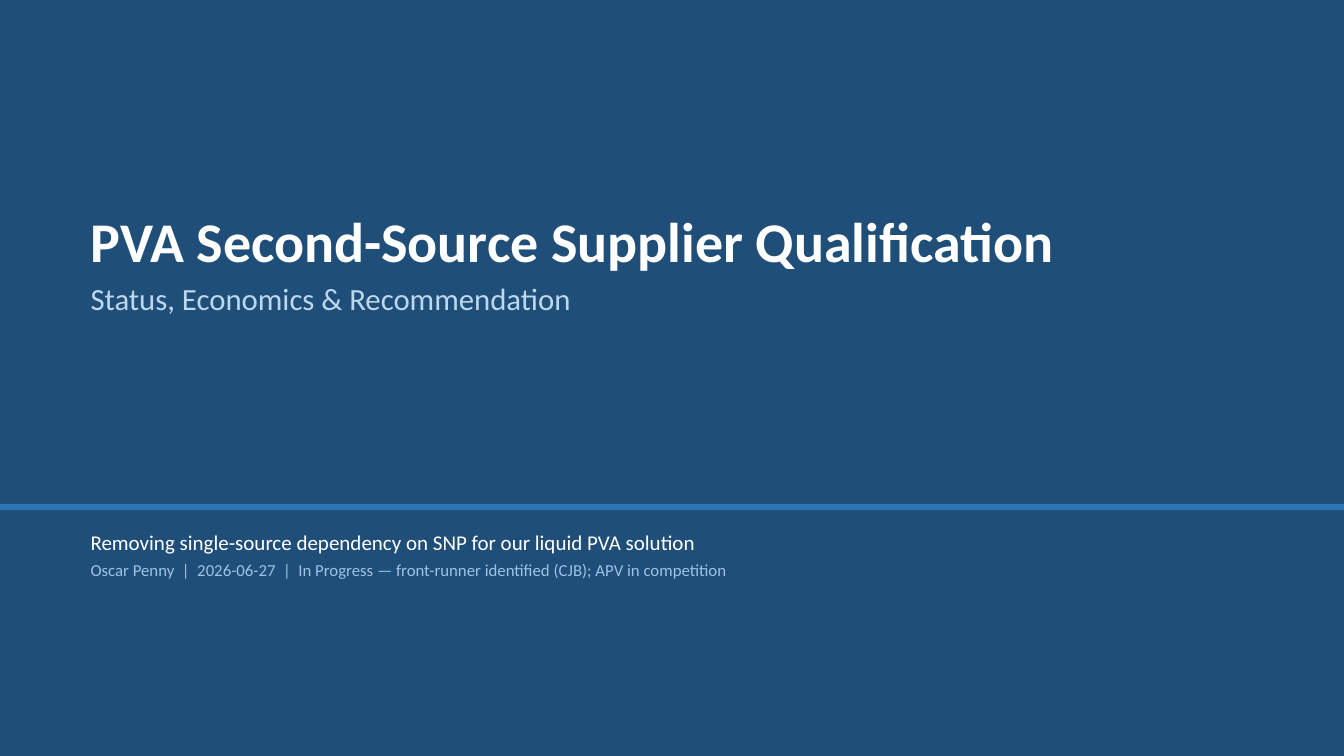
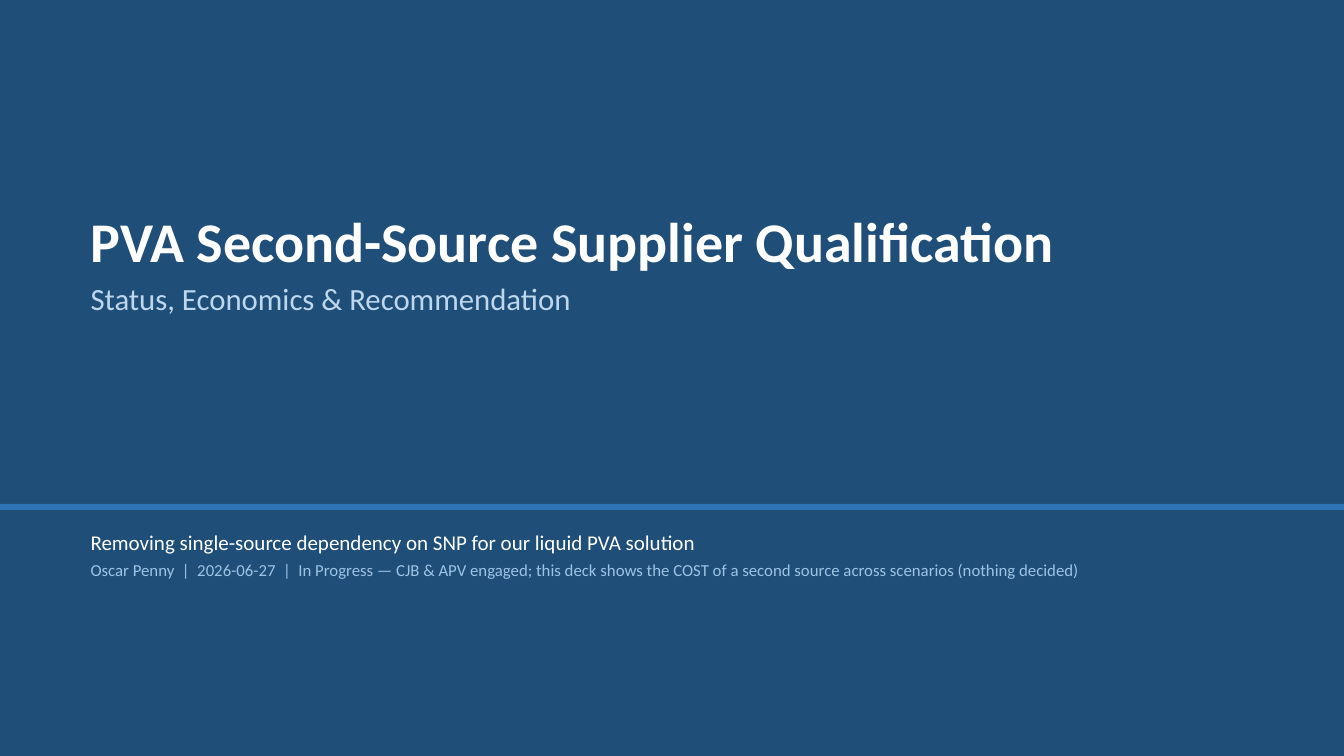
Before and after one commit to naviero1/Claude-Works, a slide deck: slide 1 of PVA second supplier initiative/PVA_Second_Source_Slides.pptx. Drawn at 1344x756 pixels with LibreOffice and Linux fonts; fonts in the diff are those of the drawing. Boxes give left, top, right and bottom in pixels: in the first picture for what was removed or moved away, otherwise in the second. Text is boxed around its words. In the diff, an @@ line names an element or a change of style, - is before the commit and + after.

```diff
--- a/PVA second supplier initiative/PVA_Second_Source_Slides.pptx
+++ b/PVA second supplier initiative/PVA_Second_Source_Slides.pptx
@@ text at [91,564,1078,579]: text changed @@
-Oscar Penny | 2026-06-27 | In Progress — front-runner identified (CJB); APV in competition
+Oscar Penny | 2026-06-27 | In Progress — CJB & APV engaged; this deck shows the COST of a second source across scenarios (nothing decided)
```
Also in this commit, not shown: 1 other slide changed, 1 slide added, 1 slide removed, 2 other files.
